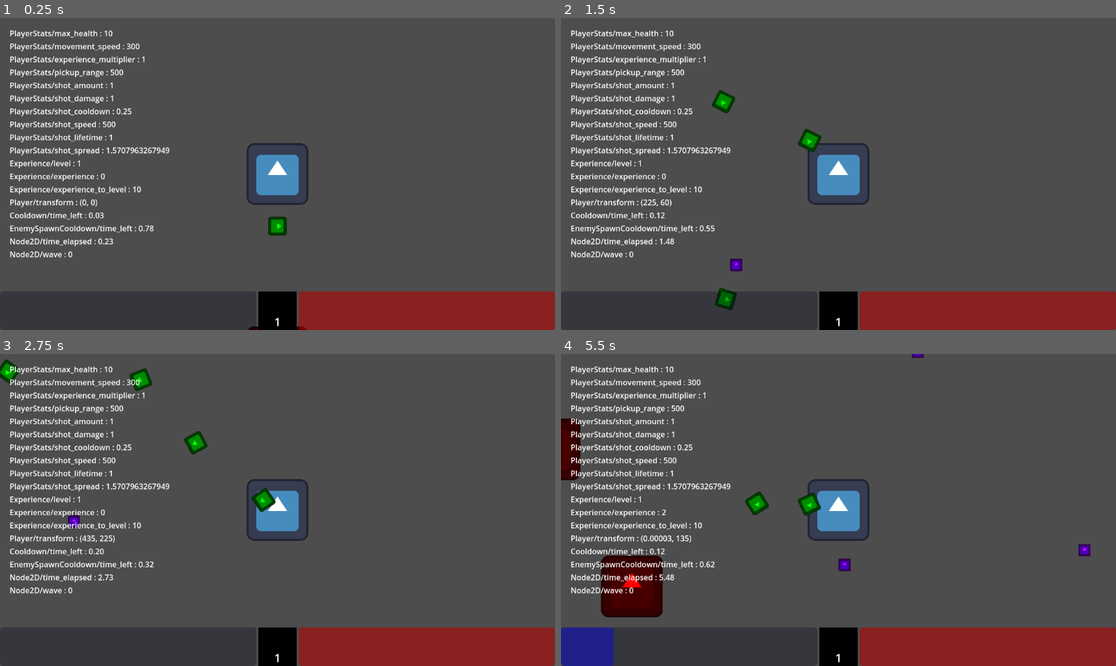
Above: before the commit, frames 1-4 (two rows, left to right).
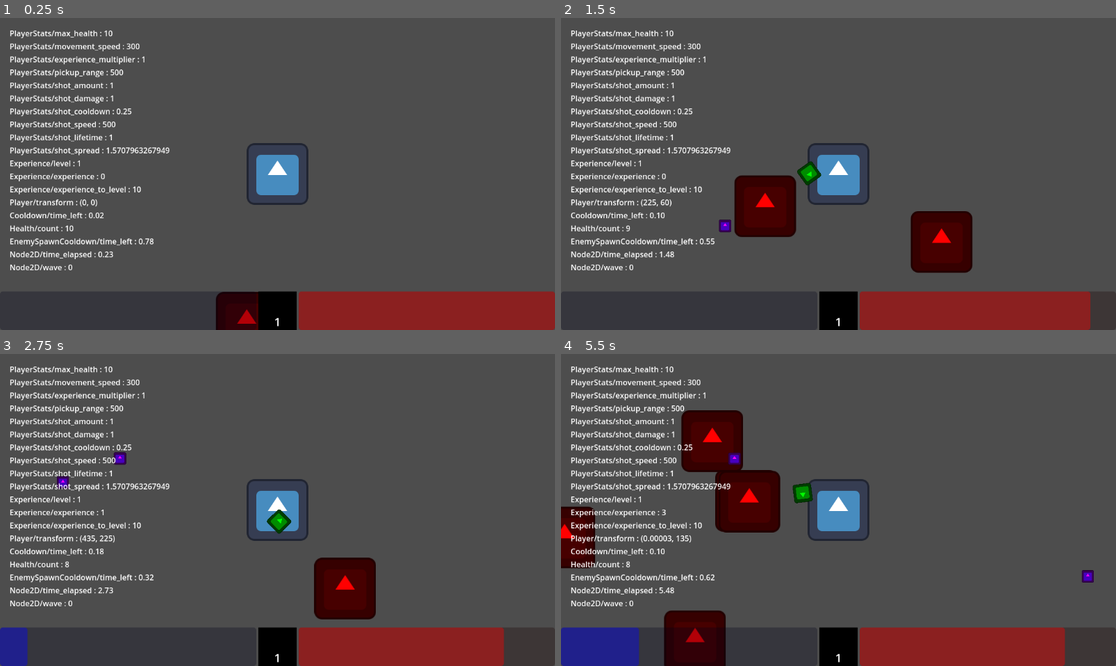
Above: after the commit, the same moments.

Repository: KatalystSoftware/FGJ24
Game: Godot game, scene res://main.tscn
Same seed, same stepped clock (60 frames per second), same inputs: the game is played once before the commit and once after it. The engine's default icon, where the game draws it, is replaced by a stand-in: a white triangle on a blue panel in a dark square.
Inputs:
- Up to frame 1 (0.25 s): no input
- Up to frame 2 (1.5 s): hold D (move_right) 0.53-1.28 s; hold S (move_down) from 1.28 s (still down)
- Up to frame 3 (2.75 s): release S (move_down) at 2.03 s; hold D (move_right) from 2.03 s (still down)
- Up to frame 4 (5.5 s): release D (move_right) at 2.78 s; hold W (move_up) 2.78-3.53 s; hold A (move_left) 3.53-5.03 s; hold S (move_down) from 5.03 s (still down)

The runs differ from the first frame. In frame 1, 2.0% of the frame differs, in the area x 1-56%, y 62-100%; in frame 2, 6.7%; in frame 3, 6.0%; in frame 4, 13%, in the area x 0-100%, y 0-100%.

Commit message:
minor fixes, fix double hits

Diff:
--- a/main.gd
+++ b/main.gd
@@ -38,7 +38,8 @@
 		var pos = enemy_spawn_position_table.pick_random()
 		for enemy in enemy_table[wave][2]:
 			var new_enemy = enemy.instantiate()
-			new_enemy.position = pos
+			var rng = RandomNumberGenerator.new()
+			new_enemy.position = pos + Vector2.ONE * rng.randf_range(-250.0, 250.0)
 			add_child(new_enemy)
 		$EnemySpawnCooldown.start()
 
--- a/player/nodes/experience.gd
+++ b/player/nodes/experience.gd
@@ -16,9 +16,9 @@
 
 
 func collect_experience():
-	experience += 1 * PlayerStats.experience_multiplier
-	if experience == experience_to_level:
+	experience += 1.0 * PlayerStats.experience_multiplier
+	if experience >= experience_to_level:
 		level += 1
-		experience = 0
+		experience = 0.0
 		experience_to_level *= experience_scale_ratio
 		level_up.emit()
--- a/player/nodes/player.gd
+++ b/player/nodes/player.gd
@@ -9,6 +9,7 @@
 	DebugUI.get_node("Stats").add_property(
 		$Cooldown, "time_left", DebugProperty.DisplayOption.ROUNDED
 	)
+	DebugUI.get_node("Stats").add_property($Health, "count")
 
 
 func _physics_process(_delta):
@@ -20,6 +21,8 @@
 
 	if $Cooldown.is_stopped():
 		shoot_nearest_enemy()
+		$Cooldown.wait_time = PlayerStats.shot_cooldown
+		$Cooldown.start()
 
 
 func shoot_nearest_enemy():
@@ -38,9 +41,7 @@
 		get_tree().get_root().add_child(shot)
 		shot.position = position
 		shot.rotation = direction.angle() + rotation_offset
-		$Cooldown.wait_time = PlayerStats.shot_cooldown
 		shot.get_node("Lifetime").wait_time = PlayerStats.shot_lifetime
-		$Cooldown.start()
 
 
 func get_closest_enemy() -> CharacterBody2D:
--- a/player/nodes/player_hitbox.gd
+++ b/player/nodes/player_hitbox.gd
@@ -2,6 +2,14 @@
 extends Hitbox
 
 @export var experience: Experience
+
+
+func damage(amount: int = 1) -> void:
+	if not health:
+		push_warning("Unconnected hitbox")
+		return
+
+	health.take_damage(amount)
 
 
 func collect() -> void:
--- a/shared/nodes/health.gd
+++ b/shared/nodes/health.gd
@@ -3,7 +3,7 @@
 
 signal died  ## Signal emitted when health falls to 0
 
-@export var count = 5
+@export var count = PlayerStats.max_health
 
 
 ## Called when Hitbox takes damage
